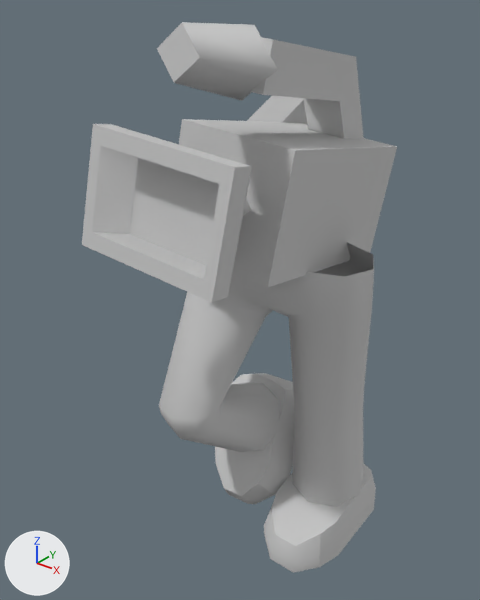
What one commit did to the OBJ model assets/cameraRun/cam_2.obj.
One viewpoint serves both versions: a camera (50 mm lens) standing at (12.73, -17.64, 20.64) and looking at (-1.04, -0.43, 9.97). Every picture has the same lights, and +X, +Y and +Z are marked at lower left. Where no turn or scale is listed for an object, it has been applied to the vertices.

Names of what the first picture shows: 'cam_2'.
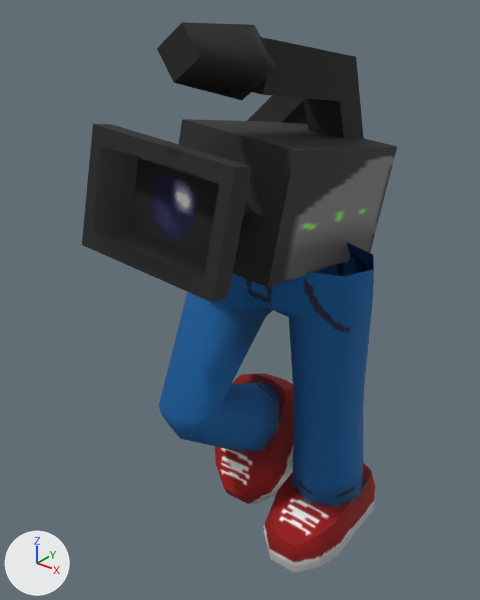
The newer file is also rescaled (x0.5) as a whole; pictures and numbers use the older file's frame.

Location of each change, [x1, y1, x2, y2] in pixels of the pictures (480 x 600 px):
part 1 of me_cam_2, recoloured (grey to black)
    both: [82, 22, 397, 302]
part 2 of me_cam_2, recoloured (grey to blue)
    both: [159, 242, 376, 573]

What changed in the scene script:
```text
Add img_cameratx_png:
    img_cameratx_png = load_image('cameratx.png', 'cameratx.png', 256, 256, 'sRGB')
Add img_patastexture_png:
    img_patastexture_png = load_image('patastexture.png', 'patastexture.png', 256, 256, 'sRGB')
Add mat_phong1:
    mat_phong1 = principled_material('phong1')
    mat_phong1.texture = img_cameratx_png
    mat_phong1.roughness = 0.792
Add mat_blinn2:
    mat_blinn2 = principled_material('blinn2')
    mat_blinn2.texture = img_patastexture_png
    mat_blinn2.roughness = 0.837
Change me_cam_2:
    where me_cam_2.from_pydata(...)  # 293 vertices, 528 faces; spans x -3.8..3.6, y -6.1..6.4, z -0.3..19.6
    used by ob_cam_2; location = (0.0, 0.0, 0.0)
    me_cam_2 part 1: 112 of the faces centred in x -3.7..2.6, y -6.0..6.2, z 11.6..19.4 switch from mat_standardmaterial (light grey #cacaca) to mat_phong1 (picture img_cameratx_png)
    me_cam_2 part 2: 416 of the faces centred in x -3.4..3.6, y -3.7..3.8, z -0.2..11.9 switch from mat_standardmaterial (light grey #cacaca) to mat_blinn2 (picture img_patastexture_png)
```
